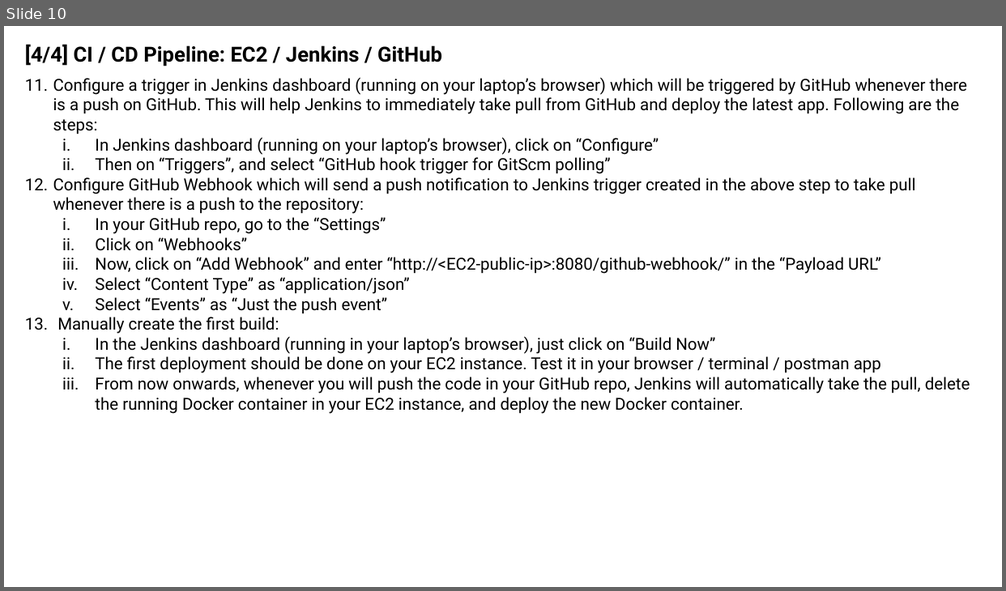
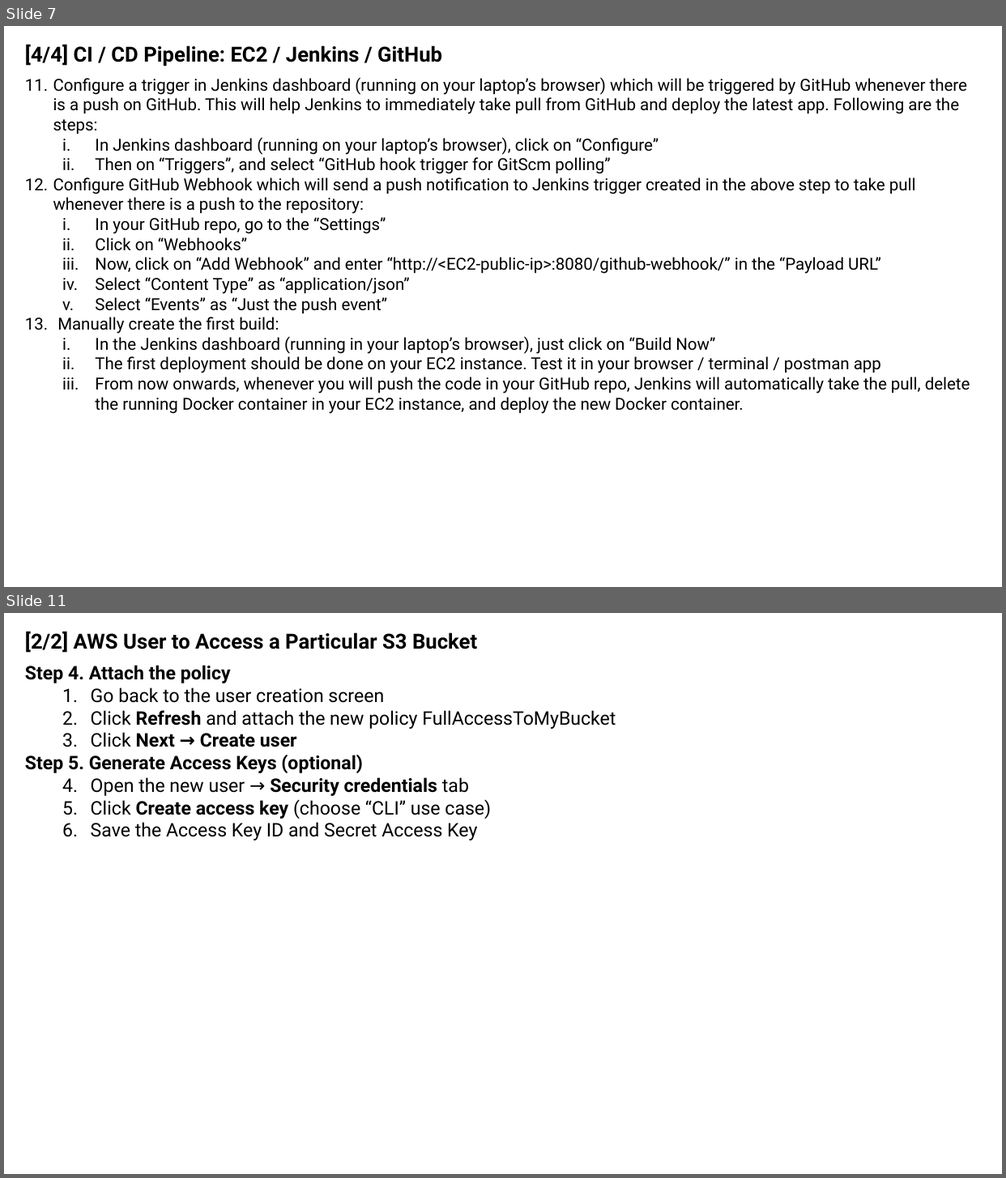
Before and after one commit to sansinghsanjay/sanjays_app, a slide deck: architecture.pptx. Shown one above the other, each under a label of ours: slide 10 before the commit, slides 7 and 11 after it; the slides between them are not shown. The pictures are 1006x591 and 1006x1178 pixels, drawn with LibreOffice and Linux fonts; fonts in the diff are those of the drawing; background and template pictures are left out. Boxes give left, top, right and bottom in pixels: in the first picture for what was removed or moved away, otherwise in the second. Text is boxed around its words. In the diff, an @@ line names an element or a change of style, - is before the commit and + after.

```diff
--- a/architecture.pptx
+++ b/architecture.pptx
@@ slide 11 added at (4, 613, 1002, 1174), background #FFFFFF @@
@@ text added at (25, 631, 477, 653), 20 pt, text #000000, bold @@
+[2/2] AWS User to Access a Particular S3 Bucket
@@ text added at (25, 665, 616, 841), 18 pt, text #000000 @@
+Step 4. Attach the policy
+  1. Go back to the user creation screen
+  2. Click Refresh and attach the new policy FullAccessToMyBucket
+  3. Click Next → Create user
+Step 5. Generate Access Keys (optional)
+  1. Open the new user → Security credentials tab
+  2. Click Create access key (choose “CLI” use case)
+  3. Save the Access Key ID and Secret Access Key
@@ what was slide 10 is now slide 7 @@
```
Also in this commit, not shown: 7 other slides added, 13 slides removed, 3 other files.
